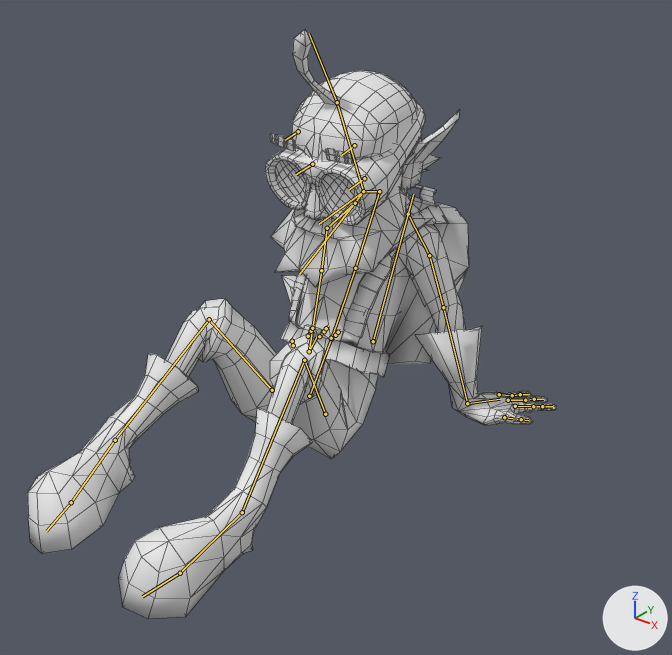
One commit to the Blender file Blender/Characters/TinkererFixedByVi.blend: the scene before it, then after it.
One viewpoint serves both versions: a 50 mm camera at (1.337, -1.242, 1.3) aimed at (0.07, 0.342, 0.318). The lights are fixed; the arrows at lower right show +X, +Y and +Z. Both versions are drawn at frame 47 of the action 'Dying'; the numbers are the values there. The bones that bend it are drawn over the model as lines. Mesh edges are drawn as thin lines.

Names of what the first picture shows: 'Character'.
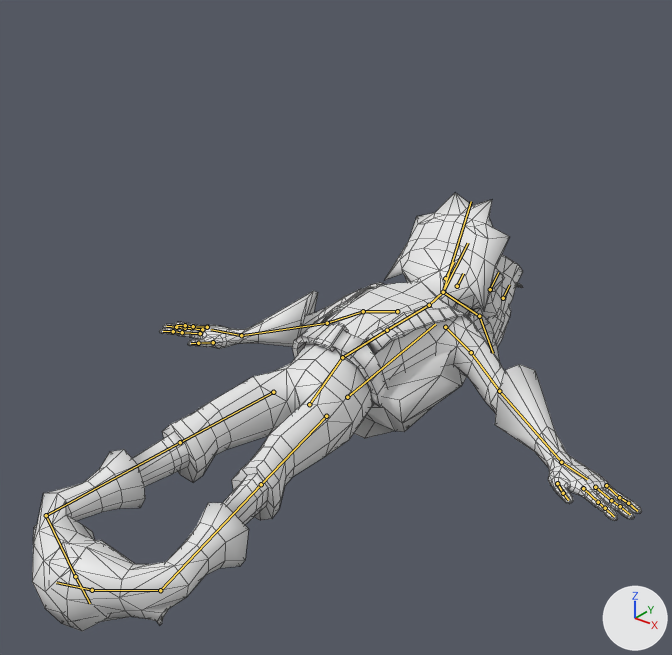
Commit message: Refined dying anim

Changed parts and their boxes (x1, y1, x2, y2) in the pictures (672 x 655 px):
'Character', posed (15% wider, 26% shorter)
    before: (28, 30, 557, 619)
    after: (32, 193, 642, 631)
bone 'Hip', root to tip
    before: (309, 396) to (331, 338)
    after: (309, 404) to (342, 357)
bone 'Spine', root to tip
    before: (331, 338) to (355, 268)
    after: (342, 357) to (387, 330)
bone 'Chest', root to tip
    before: (355, 268) to (379, 191)
    after: (387, 330) to (429, 305)
bone 'Neck', root to tip
    before: (379, 191) to (363, 191)
    after: (429, 305) to (443, 292)
bone 'Hair', root to tip
    before: (337, 102) to (309, 33)
    after: (479, 316) to (493, 353)
bone 'Shoulder.L', root to tip
    before: (408, 214) to (429, 255)
    after: (445, 327) to (471, 352)
bone 'UpperArm.L', root to tip
    before: (429, 255) to (443, 307)
    after: (471, 352) to (499, 391)
bone 'LowerArm.L', root to tip
    before: (443, 307) to (467, 403)
    after: (499, 391) to (561, 462)
bone 'Hand.L', root to tip
    before: (467, 403) to (500, 399)
    after: (561, 462) to (587, 479)
bone 'Shoulder.R', root to tip
    before: (355, 203) to (327, 228)
    after: (397, 311) to (363, 311)
bone 'UpperArm.R', root to tip
    before: (327, 228) to (321, 270)
    after: (363, 311) to (327, 323)
bone 'LowerArm.R', root to tip
    before: (321, 270) to (309, 351)
    after: (327, 323) to (241, 335)
bone 'Hand.R', root to tip
    before: (309, 351) to (316, 337)
    after: (241, 335) to (211, 329)
bone 'Backpack', root to tip
    before: (373, 341) to (413, 194)
    after: (347, 397) to (435, 324)

Diff of the bpy script that builds the scene:
```diff
--- a/Blender/Characters/TinkererFixedByVi.blend.py
+++ b/Blender/Characters/TinkererFixedByVi.blend.py
@@ bone_hip @@
 bone_hip = bpy.data.objects['Armature'].pose.bones['Hip']
-bone_hip.location = (0.0, -3.69, -0.62)
-bone_hip.rotation_quaternion = (0.923, -0.385, 0.001, -0.011)  # degrees (-45, 0, -1)
+bone_hip.location = (0.0, -3.82, -0.6)
+bone_hip.rotation_quaternion = (0.82, -0.572, -0.002, -0.011)  # degrees (-70, -1, -1)
@@ bone_spine @@
 bone_spine = bpy.data.objects['Armature'].pose.bones['Spine']  # child of 'Hip'
-bone_spine.rotation_quaternion = (0.991, 0.134, -0.002, -0.005)  # degrees (15, 0, -1)
+bone_spine.rotation_quaternion = (0.987, -0.157, -0.009, -0.01)  # degrees (-18, -1, -1)
@@ bone_chest @@
 bone_chest = bpy.data.objects['Armature'].pose.bones['Chest']  # child of 'Spine'
-bone_chest.rotation_quaternion = (0.979, 0.203, 0.016, 0.011)  # degrees (24, 2, 2)
+bone_chest.rotation_quaternion = (0.985, 0.171, 0.015, 0.01)  # degrees (20, 2, 1)
@@ bone_neck @@
 bone_neck = bpy.data.objects['Armature'].pose.bones['Neck']  # child of 'Chest'
-bone_neck.rotation_quaternion = (0.883, 0.469, 0.012, 0.008)  # degrees (56, 1, 1)
+bone_neck.rotation_quaternion = (0.958, -0.287, -0.015, 0.001)  # degrees (-33, -2, 1)
@@ bone_hair @@
 bone_hair = bpy.data.objects['Armature'].pose.bones['Hair']  # child of 'Head'
-bone_hair.rotation_quaternion = (0.986, 0.007, -0.001, -0.006)  # degrees (1, 0, -1)
+bone_hair.rotation_quaternion = (0.941, -0.26, -0.01, -0.001)  # degrees (-31, -1, 0)
@@ bone_shoulder_l @@
 bone_shoulder_l = bpy.data.objects['Armature'].pose.bones['Shoulder.L']  # child of 'Chest'
-bone_shoulder_l.rotation_quaternion = (0.982, 0.014, 0.01, -0.19)  # degrees (1, 1, -22)
+bone_shoulder_l.rotation_quaternion = (0.996, -0.06, -0.051, 0.052)  # degrees (-7, -5, 6)
@@ bone_upperarm_l @@
 bone_upperarm_l = bpy.data.objects['Armature'].pose.bones['UpperArm.L']  # child of 'Shoulder.L'
-bone_upperarm_l.rotation_quaternion = (0.966, -0.061, 0.167, -0.188)  # degrees (-11, 17, -24)
+bone_upperarm_l.rotation_quaternion = (0.995, -0.085, 0.043, -0.014)  # degrees (-10, 5, -2)
@@ bone_lowerarm_l @@
 bone_lowerarm_l = bpy.data.objects['Armature'].pose.bones['LowerArm.L']  # child of 'UpperArm.L'
-bone_lowerarm_l.rotation_quaternion = (0.877, 0.021, 0.478, -0.045)  # degrees (-1, 57, -6)
+bone_lowerarm_l.rotation_quaternion = (0.883, 0.145, 0.445, 0.037)  # degrees (27, 51, 18)
@@ bone_hand_l @@
 bone_hand_l = bpy.data.objects['Armature'].pose.bones['Hand.L']  # child of 'LowerArm.L'
-bone_hand_l.rotation_quaternion = (0.33, -0.651, -0.647, 0.22)  # degrees (-134, -8, 86)
+bone_hand_l.rotation_quaternion = (0.997, -0.017, 0.057, 0.052)  # degrees (-2, 7, 6)
@@ bone_shoulder_r @@
 bone_shoulder_r = bpy.data.objects['Armature'].pose.bones['Shoulder.R']  # child of 'Chest'
-bone_shoulder_r.rotation_quaternion = (0.983, 0.005, 0.008, 0.181)  # degrees (1, 1, 21)
+bone_shoulder_r.rotation_quaternion = (0.988, -0.093, 0.062, -0.107)  # degrees (-11, 6, -13)
@@ bone_upperarm_r @@
 bone_upperarm_r = bpy.data.objects['Armature'].pose.bones['UpperArm.R']  # child of 'Shoulder.R'
-bone_upperarm_r.rotation_quaternion = (0.945, -0.069, -0.171, 0.268)  # degrees (-13, -17, 34)
+bone_upperarm_r.rotation_quaternion = (0.992, -0.113, -0.019, 0.041)  # degrees (-13, -2, 5)
@@ bone_lowerarm_r @@
 bone_lowerarm_r = bpy.data.objects['Armature'].pose.bones['LowerArm.R']  # child of 'UpperArm.R'
-bone_lowerarm_r.rotation_quaternion = (0.881, 0.039, -0.472, -0.003)  # degrees (7, -56, -4)
+bone_lowerarm_r.rotation_quaternion = (0.837, 0.205, -0.507, 0.022)  # degrees (38, -59, -19)
@@ bone_hand_r @@
 bone_hand_r = bpy.data.objects['Armature'].pose.bones['Hand.R']  # child of 'LowerArm.R'
-bone_hand_r.rotation_quaternion = (0.322, -0.709, 0.6, -0.182)  # degrees (-137, 7, -78)
+bone_hand_r.rotation_quaternion = (0.995, 0.005, -0.059, -0.081)  # degrees (1, -7, -9)
@@ bone_backpack @@
 bone_backpack = bpy.data.objects['Armature'].pose.bones['Backpack']  # child of 'Spine'
-bone_backpack.location = (0.0, 0.04, 0.06)
+bone_backpack.location = (0.0, 0.01, 0.45)
@@ bone_legik_l @@
 bone_legik_l = bpy.data.objects['Armature'].pose.bones['LegIK.L']
-bone_legik_l.location = (0.26, -1.03, -0.01)
-bone_legik_l.rotation_quaternion = (0.959, -0.283, 0.0, 0.0)  # degrees (-33, 0, 0)
+bone_legik_l.location = (0.26, -2.38, -0.32)
+bone_legik_l.rotation_quaternion = (0.702, -0.712, 0.0, 0.0)  # degrees (-91, 0, 0)
@@ bone_legik_r @@
 bone_legik_r = bpy.data.objects['Armature'].pose.bones['LegIK.R']
-bone_legik_r.location = (-0.32, -1.13, 0.18)
-bone_legik_r.rotation_quaternion = (0.959, -0.283, 0.0, 0.0)  # degrees (-33, 0, 0)
+bone_legik_r.location = (-0.32, -2.38, -0.31)
+bone_legik_r.rotation_quaternion = (0.702, -0.712, 0.0, 0.0)  # degrees (-91, 0, 0)
```
